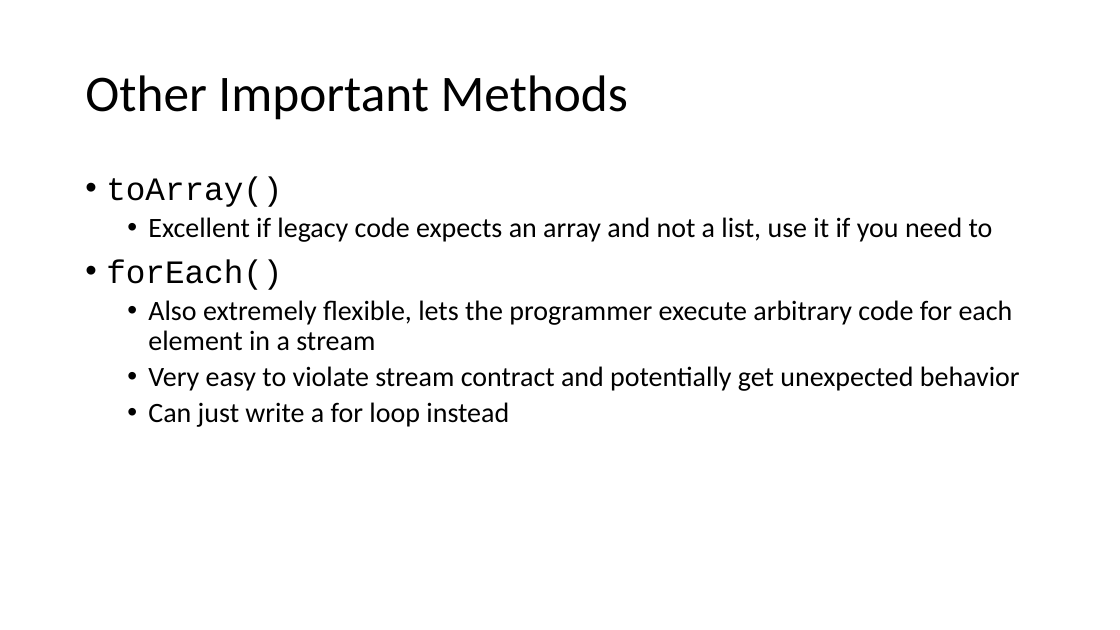
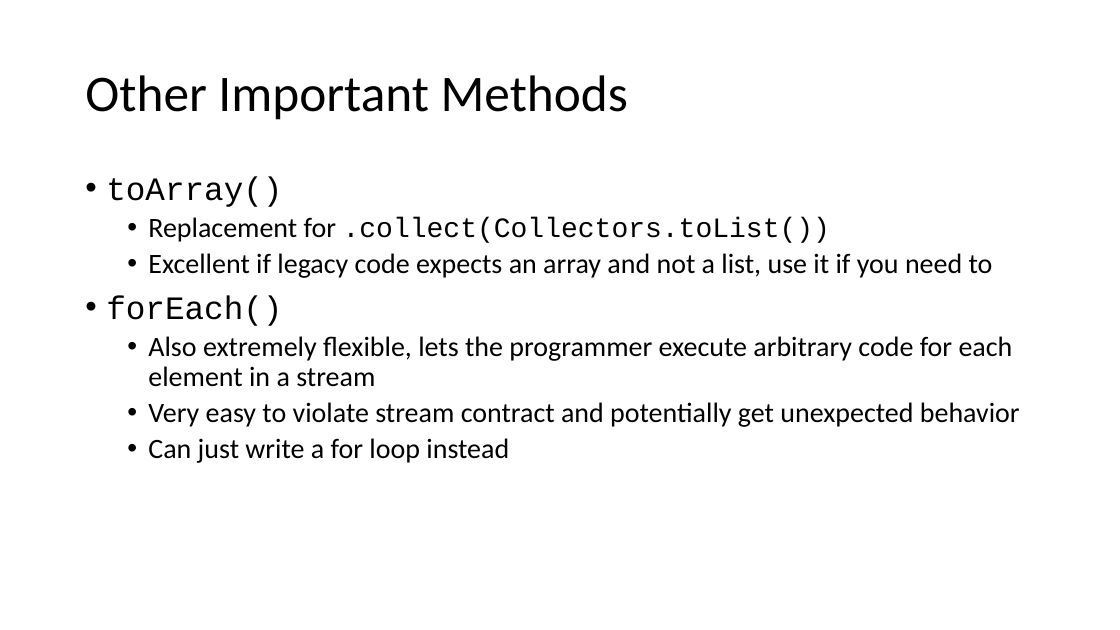
Before and after one commit to jdifebo/java8, a slide deck: slide 60 of presentation.pptx (slide 59 before the commit). Drawn at 1120x630 pixels with LibreOffice and Linux fonts; fonts in the diff are those of the drawing. Boxes give left, top, right and bottom in pixels: in the first picture for what was removed or moved away, otherwise in the second. Text is boxed around its words. In the diff, an @@ line names an element or a change of style, - is before the commit and + after.

```diff
--- a/presentation.pptx
+++ b/presentation.pptx
@@ text at <box>148,217,830,243</box>: paragraph added @@
+  • Replacement for .collect(Collectors.toList())
```
Also in this commit, not shown: 15 other slides changed, 1 slide added, 3 other files.
